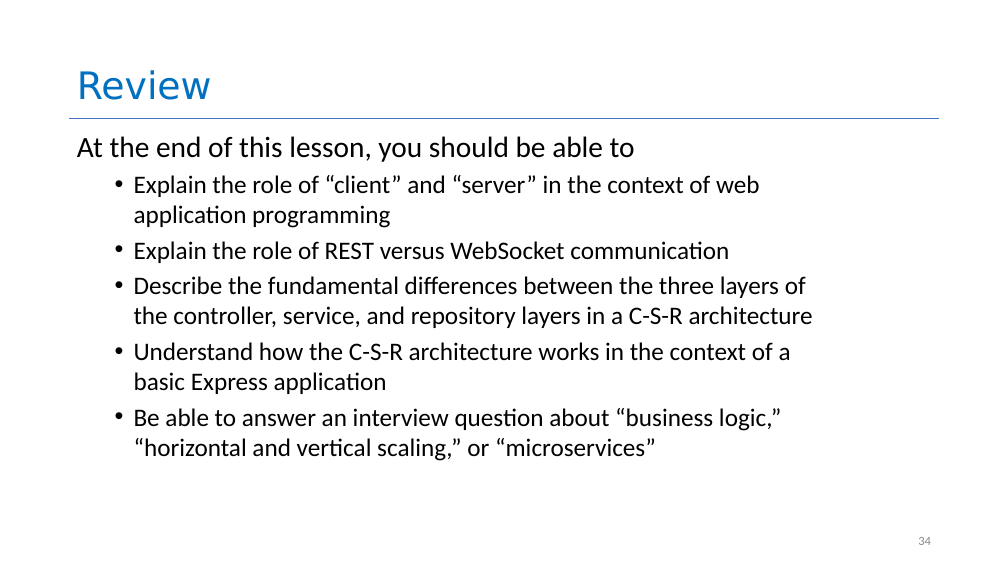
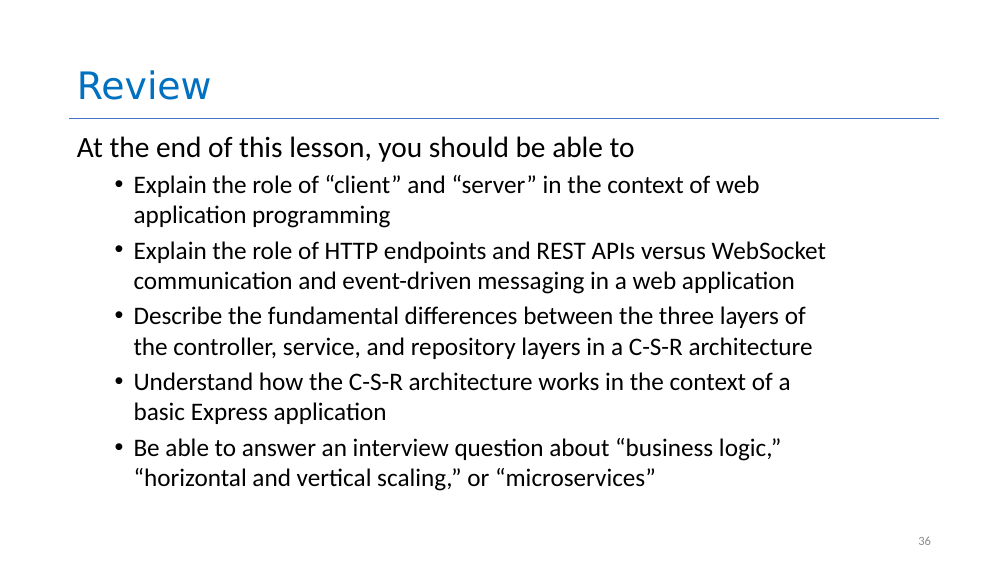
Before and after one commit to neu-se/CS4530-Spring-2026, a slide deck: slide 36 of Slides/Module 04 Web Applications.pptx (slide 34 before the commit). Drawn at 1008x567 pixels with LibreOffice and Linux fonts; fonts in the diff are those of the drawing. Boxes give left, top, right and bottom in pixels: in the first picture for what was removed or moved away, otherwise in the second. Text is boxed around its words. In the diff, an @@ line names an element or a change of style, - is before the commit and + after.

```diff
--- a/Slides/Module 04 Web Applications.pptx
+++ b/Slides/Module 04 Web Applications.pptx
@@ text at bbox=[134, 241, 826, 294]: text changed @@
-  • Explain the role of REST versus WebSocket communication
+  • Explain the role of HTTP endpoints and REST APIs versus WebSocket communication and event-driven messaging in a web application
@@ page number at bbox=[918, 536, 931, 545]: text changed @@
-34
+36
```
Also in this commit, not shown: 6 other slides changed, 2 slides added, 2 other files.
